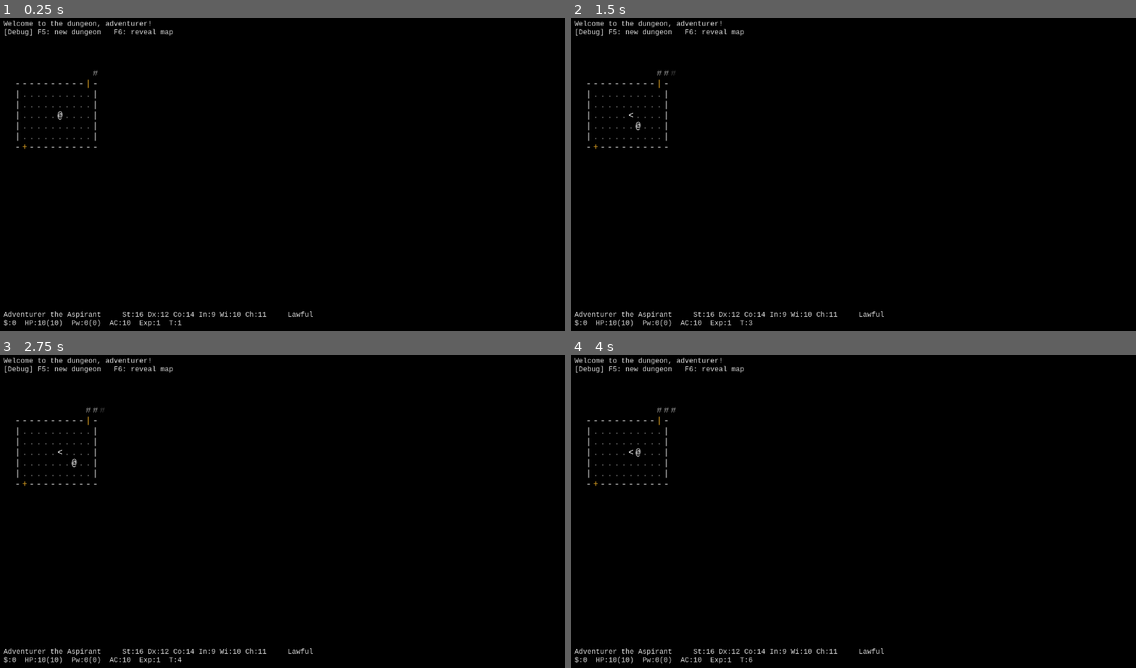
Above: before the commit, frames 1-4 (two rows, left to right).
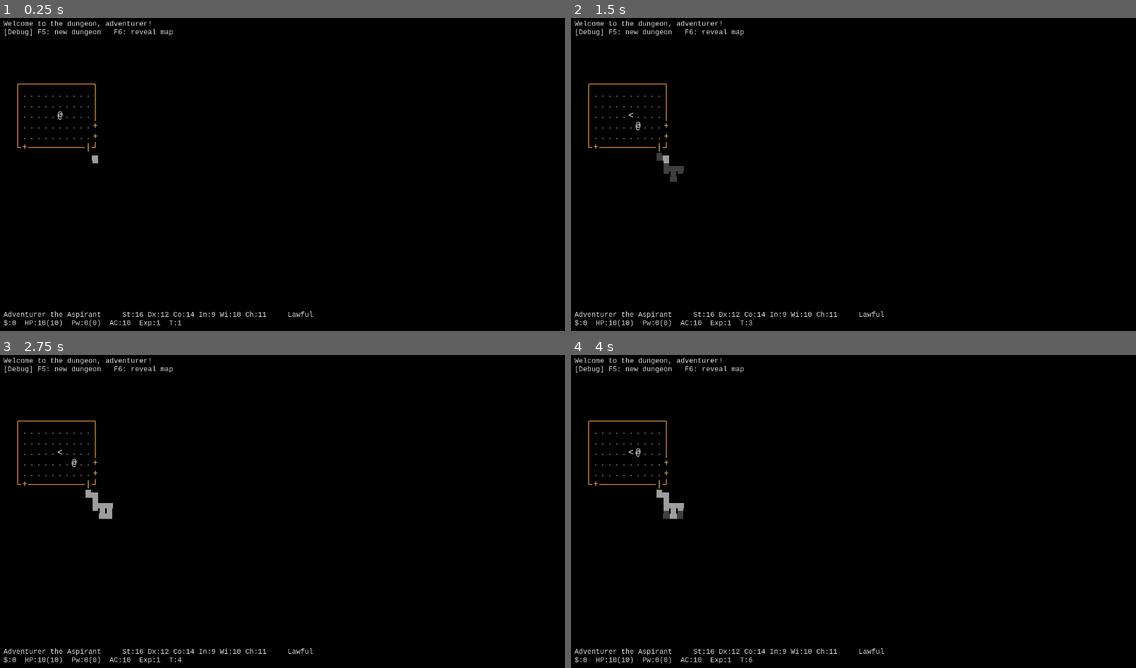
Above: after the commit, the same moments.

Repository: itaiag/basic-crawler
Game: Godot game, scene res://scenes/game.tscn
Same seed, same stepped clock (60 frames per second), same inputs: the game is played once before the commit and once after it.
Inputs:
- Up to frame 1 (0.25 s): no input
- Up to frame 2 (1.5 s): tap Enter at 0.5 s; hold Right 0.53-1.28 s; tap K at 0.6, 1.35 s; tap Space at 1.25 s; hold Down from 1.28 s (still down)
- Up to frame 3 (2.75 s): tap Enter at 2 s; release Down at 2.03 s; hold Right from 2.03 s (still down); tap K at 2.1 s
- Up to frame 4 (4 s): tap Space at 2.75 s; release Right at 2.78 s; hold Up 2.78-3.53 s; tap K at 2.85, 3.6 s; tap Enter at 3.5 s; hold Left from 3.53 s (still down)

The runs differ from the first frame. In frame 1, 0.3% of the frame differs, in the area x 2-18%, y 16-47%; in frame 2, 0.5%; in frame 3, 0.5%; in frame 4, 0.5%, in the area x 2-20%, y 16-53%.

Commit message:
Dungon is ready

Diff:
--- a/node_2d.tscn
+++ /dev/null
@@ -1,3 +0,0 @@
-[gd_scene format=3 uid="uid://hx17flvk0w6m"]
-
-[node name="Node2D" type="Node2D" unique_id=305075204]
--- a/scripts/dungeon_generator.gd
+++ b/scripts/dungeon_generator.gd
@@ -33,7 +33,9 @@
 
 		var valid := true
 		for existing in rooms:
-			if room.grow(2).intersects(existing):
+			# grow(3) keeps at least one empty cell between any two wall rings,
+			# which prevents adjacent walls rendering as a comb of connectors.
+			if room.grow(3).intersects(existing):
 				valid = false
 				break
 		if valid:
@@ -47,6 +49,9 @@
 	# Connect rooms with a minimum spanning tree (nearest-neighbour) so corridors
 	# stay short and there are no redundant parallel runs across the map.
 	_connect_mst()
+	# Add some mess on top of the guaranteed-connected backbone.
+	_add_extra_connections()
+	_add_dead_ends()
 
 	if rooms.size() >= 1:
 		var first: Rect2i = rooms[0]
@@ -144,6 +149,65 @@
 		remaining.erase(best_r)
 
 
+func _add_extra_connections() -> void:
+	# A couple of redundant links create loops and corridors that cross.
+	if rooms.size() < 3:
+		return
+	var extra := randi_range(1, 3)
+	var tries := 0
+	while extra > 0 and tries < 40:
+		tries += 1
+		var i := randi() % rooms.size()
+		var j := randi() % rooms.size()
+		if i == j:
+			continue
+		var ra: Rect2i = rooms[i]
+		var rb: Rect2i = rooms[j]
+		_connect(ra, rb)
+		extra -= 1
+
+
+func _add_dead_ends() -> void:
+	var cells := _collect_corridor_cells()
+	if cells.is_empty():
+		return
+	var count := randi_range(3, 6)
+	for _k in range(count):
+		var start: Vector2i = cells[randi() % cells.size()]
+		_carve_dead_end(start)
+
+
+func _carve_dead_end(start: Vector2i) -> void:
+	# Wander through the void from an existing corridor; stop at a dead end and
+	# never breach a room (only carve empty space, pass through other corridors).
+	var pos := start
+	var length := randi_range(3, 9)
+	var dir: Vector2i = DIRS4[randi() % DIRS4.size()]
+	for _s in range(length):
+		if randf() < 0.35:
+			dir = DIRS4[randi() % DIRS4.size()]
+		var nxt: Vector2i = pos + dir
+		if nxt.x < 1 or nxt.y < 1 or nxt.x >= _width - 1 or nxt.y >= _height - 1:
+			break
+		var t: int = get_tile(nxt.x, nxt.y)
+		if t == GameData.Tile.NOTHING:
+			set_tile(nxt.x, nxt.y, GameData.Tile.CORRIDOR)
+			pos = nxt
+		elif t == GameData.Tile.CORRIDOR:
+			pos = nxt
+		else:
+			break
+
+
+func _collect_corridor_cells() -> Array[Vector2i]:
+	var cells: Array[Vector2i] = []
+	for y in range(_height):
+		for x in range(_width):
+			if get_tile(x, y) == GameData.Tile.CORRIDOR:
+				cells.append(Vector2i(x, y))
+	return cells
+
+
 func _connect(a: Rect2i, b: Rect2i) -> void:
 	var a_exits := _room_exits(a)
 	var b_exits := _room_exits(b)
@@ -176,7 +240,9 @@
 			found = cur
 			found_ok = true
 			break
-		for d in DIRS4:
+		var dirs := DIRS4.duplicate()
+		dirs.shuffle()
+		for d in dirs:
 			var step: Vector2i = d
 			var nxt: Vector2i = cur + step
 			if nxt.x < 0 or nxt.y < 0 or nxt.x >= _width or nxt.y >= _height:
--- a/scripts/dungeon_renderer.gd
+++ b/scripts/dungeon_renderer.gd
@@ -43,17 +43,82 @@
 			if tile == GameData.Tile.NOTHING:
 				continue
 
+			var color := GameData.get_tile_color(tile)
+			if not reveal_all and not visible_cells.has(pos):
+				color = color.darkened(0.6)
+
+			if GameData.is_wall(tile):
+				_draw_wall(x, y, color)
+				continue
+
+			if tile == GameData.Tile.CORRIDOR:
+				_draw_corridor(x, y, color)
+				continue
+
 			var ch := GameData.get_tile_char(tile)
 			if tile == GameData.Tile.DOOR_OPEN:
 				ch = _open_door_glyph(x, y)
-			var color := GameData.get_tile_color(tile)
-
-			if not reveal_all and not visible_cells.has(pos):
-				color = color.darkened(0.6)
-
 			var draw_pos := Vector2(x * cx, y * cy + ascent)
 			draw_string(_font, draw_pos, ch, HORIZONTAL_ALIGNMENT_CENTER,
 				float(cx), fs, color)
+
+
+func _wall_like(x: int, y: int) -> bool:
+	var t: int = dungeon.get_tile(x, y)
+	return GameData.is_wall(t) or GameData.is_door(t)
+
+
+func _draw_wall(x: int, y: int, color: Color) -> void:
+	# Draw walls as connected line segments so they form a solid outline.
+	var cx := float(GameData.CELL.x)
+	var cy := float(GameData.CELL.y)
+	var left := x * cx
+	var top := y * cy
+	var center := Vector2(left + cx * 0.5, top + cy * 0.5)
+	var th := 2.0
+	var connected := false
+	if _wall_like(x, y - 1):
+		draw_line(center, Vector2(center.x, top), color, th)
+		connected = true
+	if _wall_like(x, y + 1):
+		draw_line(center, Vector2(center.x, top + cy), color, th)
+		connected = true
+	if _wall_like(x - 1, y):
+		draw_line(center, Vector2(left, center.y), color, th)
+		connected = true
+	if _wall_like(x + 1, y):
+		draw_line(center, Vector2(left + cx, center.y), color, th)
+		connected = true
+	if not connected:
+		if dungeon.get_tile(x, y) == GameData.Tile.WALL_V:
+			draw_line(Vector2(center.x, top), Vector2(center.x, top + cy), color, th)
+		else:
+			draw_line(Vector2(left, center.y), Vector2(left + cx, center.y), color, th)
+
+
+func _corridor_link(x: int, y: int) -> bool:
+	var t: int = dungeon.get_tile(x, y)
+	return t == GameData.Tile.CORRIDOR or GameData.is_door(t)
+
+
+func _draw_corridor(x: int, y: int, color: Color) -> void:
+	# Draw corridors as filled connected bands so the path looks solid.
+	var cx := float(GameData.CELL.x)
+	var cy := float(GameData.CELL.y)
+	var left := x * cx
+	var top := y * cy
+	var center := Vector2(left + cx * 0.5, top + cy * 0.5)
+	var w := 12.0
+	var h := w * 0.5
+	draw_rect(Rect2(center.x - h, center.y - h, w, w), color)
+	if _corridor_link(x, y - 1):
+		draw_rect(Rect2(center.x - h, top, w, center.y - top), color)
+	if _corridor_link(x, y + 1):
+		draw_rect(Rect2(center.x - h, center.y, w, top + cy - center.y), color)
+	if _corridor_link(x - 1, y):
+		draw_rect(Rect2(left, center.y - h, center.x - left, w), color)
+	if _corridor_link(x + 1, y):
+		draw_rect(Rect2(center.x, center.y - h, left + cx - center.x, w), color)
 
 
 func _open_door_glyph(x: int, y: int) -> String:
--- a/scripts/game_data.gd
+++ b/scripts/game_data.gd
@@ -19,10 +19,10 @@
 const FONT_SIZE := 20
 const FOV_RADIUS := 8
 
-const COLOR_WALL := Color(0.78, 0.78, 0.78)
-const COLOR_FLOOR := Color(0.35, 0.35, 0.35)
-const COLOR_CORRIDOR := Color(0.55, 0.55, 0.55)
-const COLOR_DOOR := Color(0.85, 0.62, 0.13)
+const COLOR_WALL := Color(0.80, 0.50, 0.20)
+const COLOR_FLOOR := Color(0.42, 0.42, 0.42)
+const COLOR_CORRIDOR := Color(0.62, 0.62, 0.62)
+const COLOR_DOOR := Color(0.95, 0.78, 0.25)
 const COLOR_STAIRS := Color.WHITE
 
 static func get_tile_char(tile: int) -> String:
